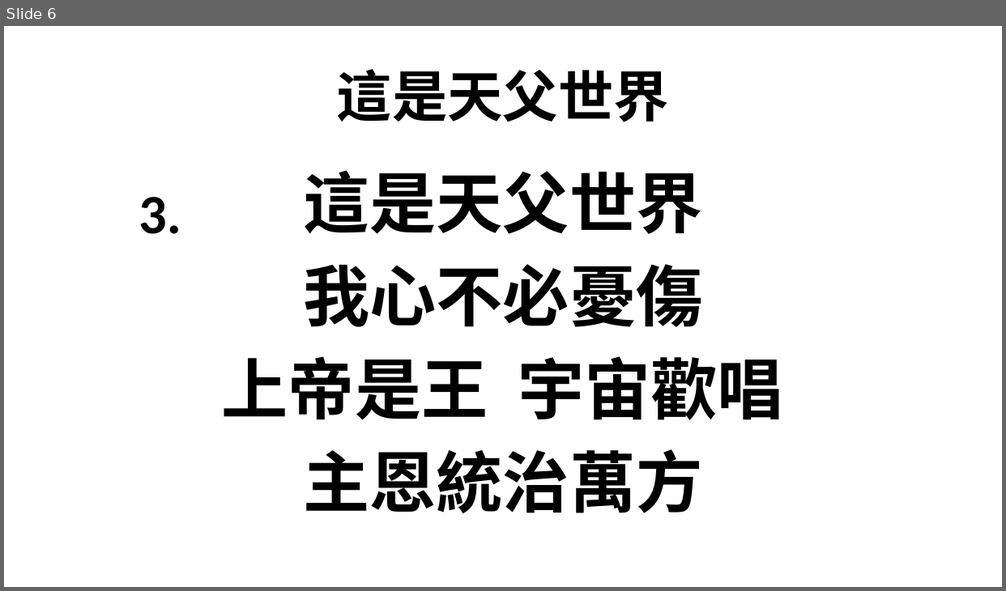
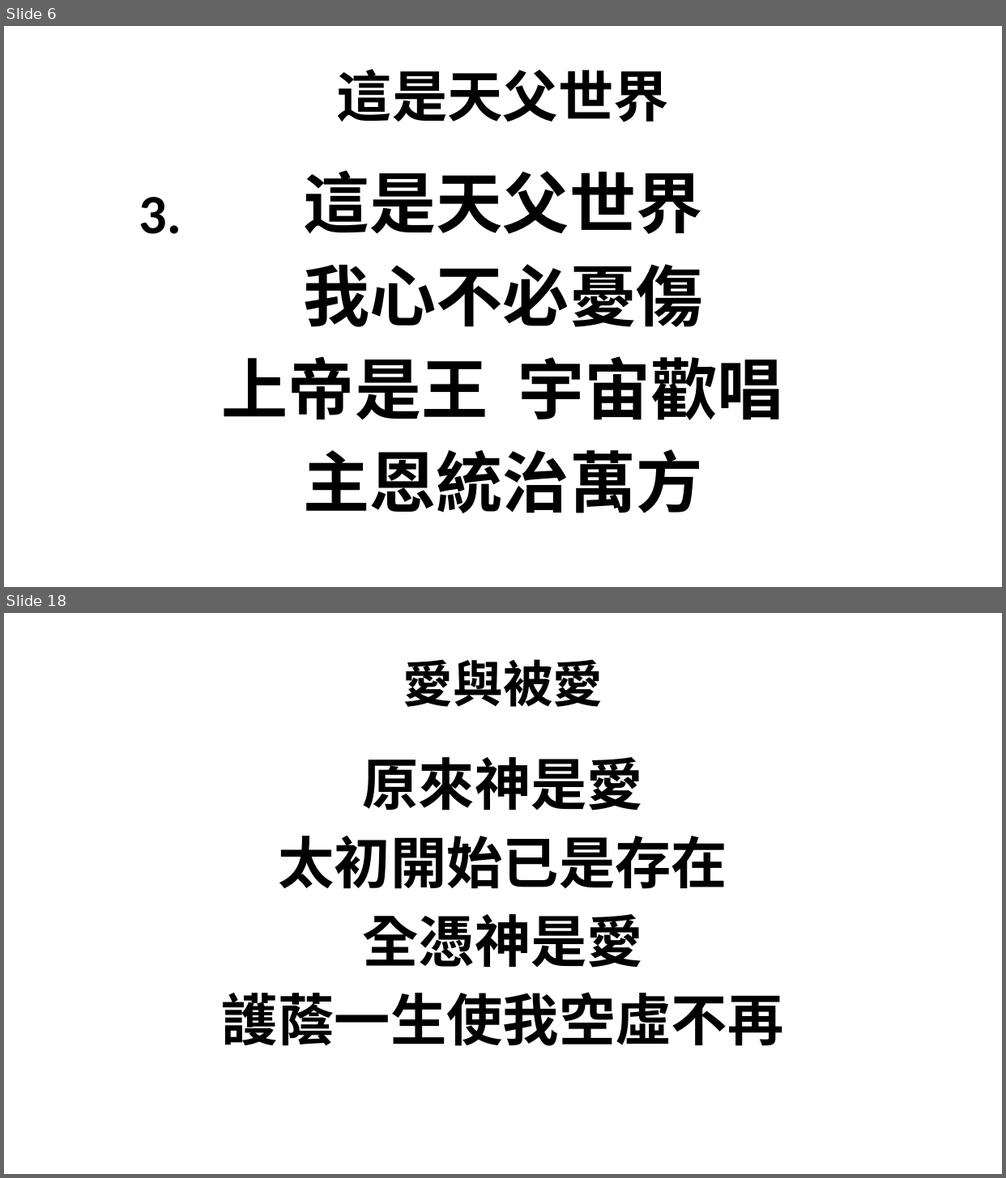
Before and after one commit to batisuoc/bible-school, a slide deck: 2020/10月.pptx. Shown one above the other, each under a label of ours: slide 6 before the commit, slides 6 and 18 after it; the slides between them are not shown. The pictures are 1006x591 and 1006x1178 pixels, drawn with LibreOffice and Linux fonts; fonts in the diff are those of the drawing; background and template pictures are left out. Boxes give left, top, right and bottom in pixels: in the first picture for what was removed or moved away, otherwise in the second. Text is boxed around its words. In the diff, an @@ line names an element or a change of style, - is before the commit and + after.

```diff
--- a/2020/10月.pptx
+++ b/2020/10月.pptx
@@ slide 18 added at bbox=[4, 613, 1002, 1174], background picture (left out) @@
@@ title added at bbox=[403, 659, 603, 707], 36 pt, text #000000, bold @@
+愛與被愛
@@ text added at bbox=[222, 757, 784, 1046], 40.5 pt, text #000000, bold @@
+原來神是愛
+太初開始已是存在
+全憑神是愛
+護蔭一生使我空虛不再
```
Also in this commit, not shown: 18 other slides added.
